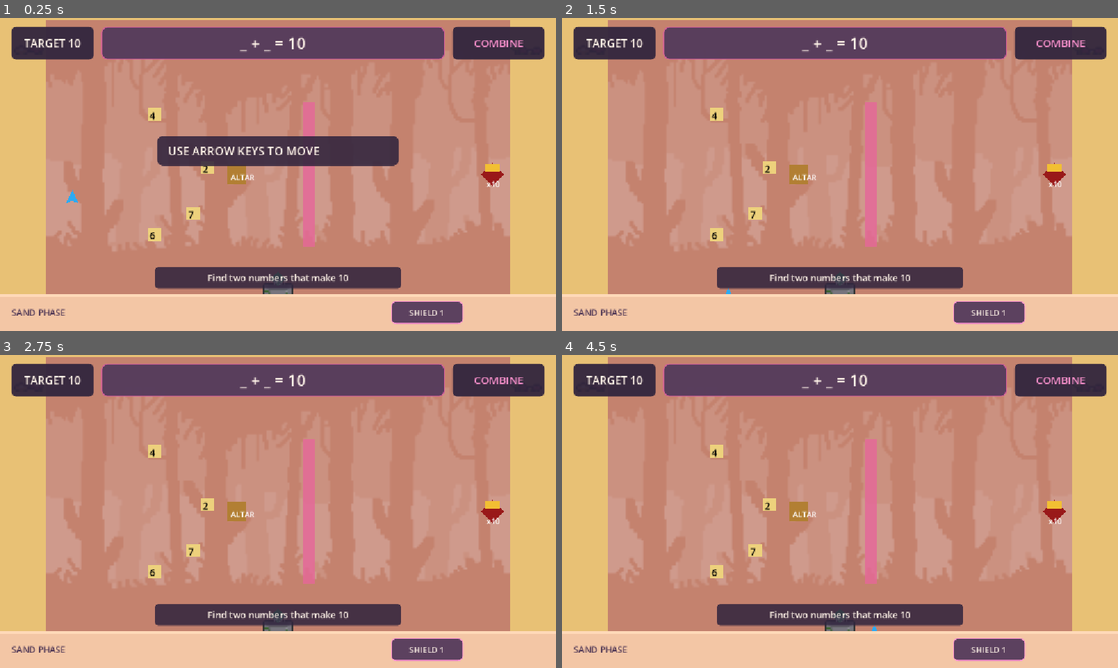
Above: before the commit, frames 1-4 (two rows, left to right).
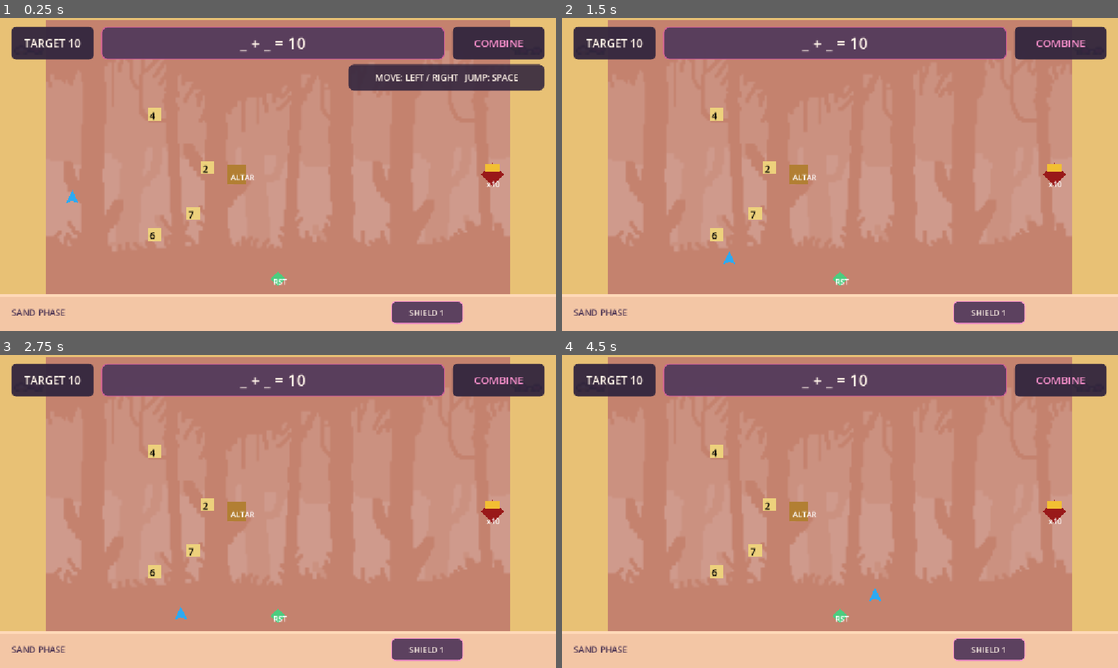
Above: after the commit, the same moments.

Repository: rinata-abdurakhimova/game-divers-slayy
Game: Godot game, scene res://scenes/main/Main.tscn
The game is run twice, just before and just after one commit, with the same random seed, the same clock (stepped at 60 frames per second) and the same inputs.
Inputs:
- Up to frame 1 (0.25 s): no input
- Up to frame 2 (1.5 s): hold Space (action) 0.53-1.28 s; hold Right (move_right) from 0.53 s (still down); tap Up (move_up) at 0.77 s; tap Space (action) at 1.35 s
- Up to frame 3 (2.75 s): tap Up (move_up) at 1.52 s; tap Enter at 2 s; release Right (move_right) at 2.03 s; hold Left (move_left) from 2.03 s (still down); hold Space (action) from 2.03 s (still down)
- Up to frame 4 (4.5 s): release Left (move_left) at 2.78 s; release Space (action) at 2.78 s; hold Right (move_right) 2.78-4.28 s; tap Space (action) at 2.85, 4.35 s; tap Up (move_up) at 3.02, 3.77 s; hold Space (action) 3.53-4.28 s; hold Left (move_left) from 4.28 s (still down)

The runs differ from the first frame. In frame 1, 11% of the frame differs, in the area x 27-98%, y 14-89%; in frame 2, 4.3%; in frame 3, 4.2%; in frame 4, 4.3%.

Commit message:
feat: update HUD and TutorialOverlay for new scoring mechanics; adjust Level 01 scene and architecture documentation

Diff:
--- a/scenes/ui/HUD.tscn
+++ b/scenes/ui/HUD.tscn
@@ -141,6 +141,7 @@
 vertical_alignment = 1
 
 [node name="HintPanel" type="PanelContainer" parent="."]
+visible = false
 layout_mode = 1
 anchors_preset = 7
 anchor_left = 0.5
@@ -161,7 +162,7 @@
 layout_mode = 2
 theme_override_colors/font_color = Color(1, 0.953, 0.91, 1)
 theme_override_font_sizes/font_size = 19
-text = "Find two numbers that make 10"
+text = "Reach exactly 67"
 horizontal_alignment = 1
 vertical_alignment = 1
 
--- a/scenes/ui/TutorialOverlay.tscn
+++ b/scenes/ui/TutorialOverlay.tscn
@@ -25,15 +25,13 @@
 
 [node name="VBox" type="VBoxContainer" parent="."]
 layout_mode = 1
-anchors_preset = 8
-anchor_left = 0.5
-anchor_top = 0.5
-anchor_right = 0.5
-anchor_bottom = 0.5
-offset_left = -250.0
-offset_top = -80.0
-offset_right = 250.0
-offset_bottom = 80.0
+anchors_preset = 1
+anchor_left = 1.0
+anchor_right = 1.0
+offset_left = -430.0
+offset_top = 96.0
+offset_right = -24.0
+offset_bottom = 150.0
 
 [node name="ArrowHint" type="PanelContainer" parent="VBox"]
 unique_name_in_owner = true
@@ -43,8 +41,9 @@
 [node name="Label" type="Label" parent="VBox/ArrowHint"]
 layout_mode = 2
 theme_override_colors/font_color = Color(1, 0.953, 0.91, 1)
-theme_override_font_sizes/font_size = 24
-text = "USE ARROW KEYS TO MOVE"
+theme_override_font_sizes/font_size = 18
+text = "MOVE: LEFT / RIGHT   JUMP: SPACE"
+horizontal_alignment = 1
 
 [node name="CollectionHint" type="PanelContainer" parent="VBox"]
 unique_name_in_owner = true
@@ -56,7 +55,7 @@
 layout_mode = 2
 theme_override_colors/font_color = Color(1, 0.953, 0.91, 1)
 theme_override_font_sizes/font_size = 20
-text = "Find two numbers that make 10"
+text = "Collect score values to reach 67"
 
 [node name="SubmissionHint" type="PanelContainer" parent="VBox"]
 unique_name_in_owner = true
@@ -68,7 +67,7 @@
 layout_mode = 2
 theme_override_colors/font_color = Color(0.867, 0.984, 1, 1)
 theme_override_font_sizes/font_size = 20
-text = "Walk onto the altar to submit"
+text = "Score changes on contact"
 
 [node name="RuleChangeBanner" type="PanelContainer" parent="VBox"]
 unique_name_in_owner = true
@@ -80,4 +79,4 @@
 layout_mode = 2
 theme_override_colors/font_color = Color(1, 0.58, 0.82, 1)
 theme_override_font_sizes/font_size = 22
-text = "RULES CHANGED: SPLIT"
+text = "WATER RULE CHANGED"
--- a/scenes/world/Level_01.tscn
+++ b/scenes/world/Level_01.tscn
@@ -6,12 +6,10 @@
 [ext_resource type="PackedScene" path="res://scenes/actors/numbers/Operand.tscn" id="4"]
 [ext_resource type="PackedScene" path="res://scenes/world/interactions/EquationAltar.tscn" id="5"]
 [ext_resource type="PackedScene" path="res://scenes/world/interactions/ResetShell.tscn" id="6"]
-[ext_resource type="PackedScene" path="res://scenes/world/interactions/CoralGate.tscn" id="7"]
 [ext_resource type="PackedScene" path="res://scenes/world/Level_01_Water.tscn" id="8"]
 [ext_resource type="Texture2D" uid="uid://bg5rammn5rv25" path="res://assets/third_party/o_lobster/level_01_backdrop.png" id="9"]
 [ext_resource type="Texture2D" uid="uid://csd3r2r12wv7n" path="res://assets/third_party/o_lobster/level_01_prop_01.png" id="10"]
 [ext_resource type="Texture2D" uid="uid://dvfxtn4fy2jio" path="res://assets/third_party/o_lobster/level_01_prop_02.png" id="11"]
-[ext_resource type="Texture2D" uid="uid://b0hfgqut4m4th" path="res://assets/third_party/o_lobster/level_01_prop_03.png" id="12"]
 
 [sub_resource type="RectangleShape2D" id="RectShape2D_wall_top"]
 size = Vector2(1152, 20)
@@ -51,12 +49,6 @@
 [node name="Prop02" type="Sprite2D" parent="Background/Decoration"]
 texture = ExtResource("11")
 position = Vector2(1090, 60)
-scale = Vector2(4, 4)
-mouse_filter = 2
-
-[node name="Prop03" type="Sprite2D" parent="Background/Decoration"]
-texture = ExtResource("12")
-position = Vector2(576, 580)
 scale = Vector2(4, 4)
 mouse_filter = 2
 
@@ -105,18 +97,15 @@
 [node name="ResetShell" parent="Interactions" instance=ExtResource("6")]
 position = Vector2(576, 540)
 
-[node name="CoralGate" parent="Interactions" instance=ExtResource("7")]
-position = Vector2(640, 324)
-
 [node name="Boundaries" type="StaticBody2D" parent="."]
-collision_layer = 8
+collision_layer = 10
 
 [node name="WallTop" type="CollisionShape2D" parent="Boundaries"]
 position = Vector2(576, 10)
 shape = SubResource("RectShape2D_wall_top")
 
-[node name="WallBottom" type="CollisionShape2D" parent="Boundaries"]
-position = Vector2(576, 638)
+[node name="SandFloor" type="CollisionShape2D" parent="Boundaries"]
+position = Vector2(576, 562)
 shape = SubResource("RectShape2D_wall_bottom")
 
 [node name="WallLeft" type="CollisionShape2D" parent="Boundaries"]
@@ -133,6 +122,6 @@
 player_path = NodePath("../Actors/Player")
 land_operand_spawns_path = NodePath("../Navigation/LandOperandSpawns")
 active_operands_path = NodePath("../Actors/ActiveOperands")
-coral_gate_path = NodePath("../Interactions/CoralGate")
+coral_gate_path = NodePath("")
 water_scene = ExtResource("8")
 container_path = NodePath("../..")
--- a/scripts/ui/HUD.gd
+++ b/scripts/ui/HUD.gd
@@ -50,23 +50,23 @@
 			_set_stage_colors(Color("#F3C6A5"), Color("#FFD9B8"))
 			stage_label.text = "SAND PHASE"
 			rule_label.text = "COMBINE"
-			hint_label.text = "Find two numbers that make 10"
+			hint_label.text = "Reach exactly 67"
 		GameRules.Phase.TRANSITION:
 			phase_stage.show()
 			_set_stage_colors(Color("#D98BC8"), Color("#FFDCF6"))
 			stage_label.text = "TIDE RISING"
 			rule_label.text = "CHANGING..."
-			hint_label.text = "The tide is changing the rule"
+			hint_label.text = "Water changes the score rule"
 		GameRules.Phase.WATER:
 			phase_stage.show()
 			_set_stage_colors(Color("#E78DD2"), Color("#FFDCF6"))
 			stage_label.text = "PINK WATER PHASE"
 			rule_label.text = "SPLIT"
-			hint_label.text = "First number minus second number"
+			hint_label.text = "Read the active water rule"
 		GameRules.Phase.COMPLETE:
 			phase_stage.hide()
 			rule_label.text = "COMPLETE"
-			hint_label.text = "Guardian 10 defeated"
+			hint_label.text = "Success"
 
 
 func _on_shield_changed(remaining: int) -> void:
Not shown: 1 places in scenes/world/Level_01.tscn that only renumber resources
Not shown, added: scripts/gameplay/ScoreService.gd.uid
Not shown, added: scripts/gameplay/WaterRuleService.gd.uid
Not shown, added: tests/gameplay/test_score_service.gd.uid
Not shown, added: tests/gameplay/test_water_rule_service.gd.uid
Not shown, changed: ARCHITECTURE.md
